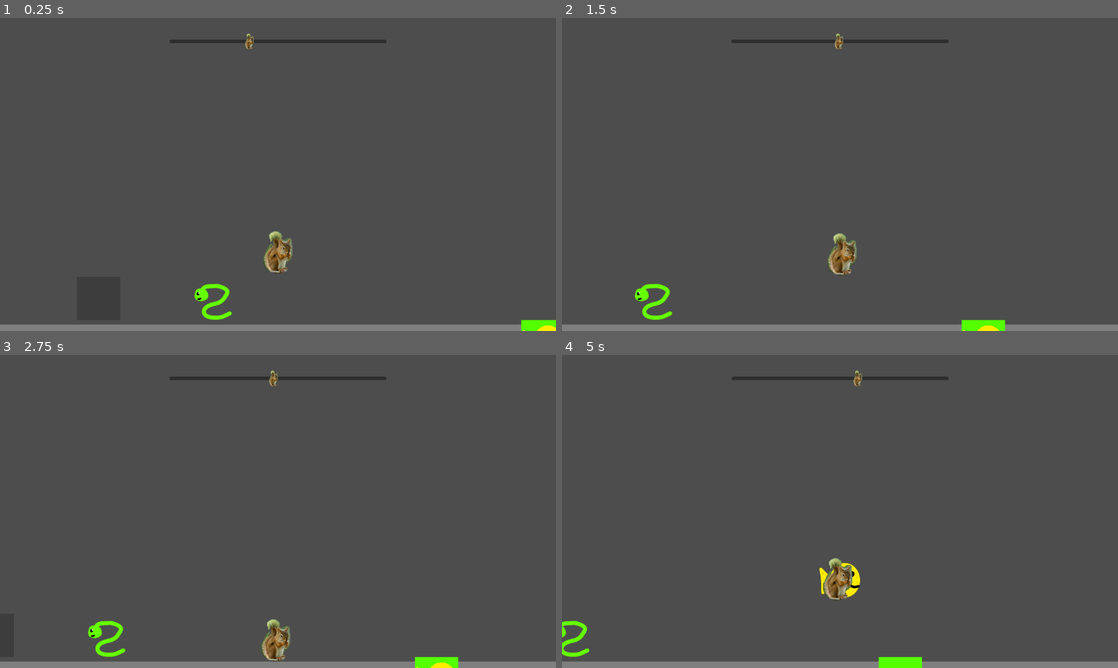
Above: before the commit, frames 1-4 (two rows, left to right).
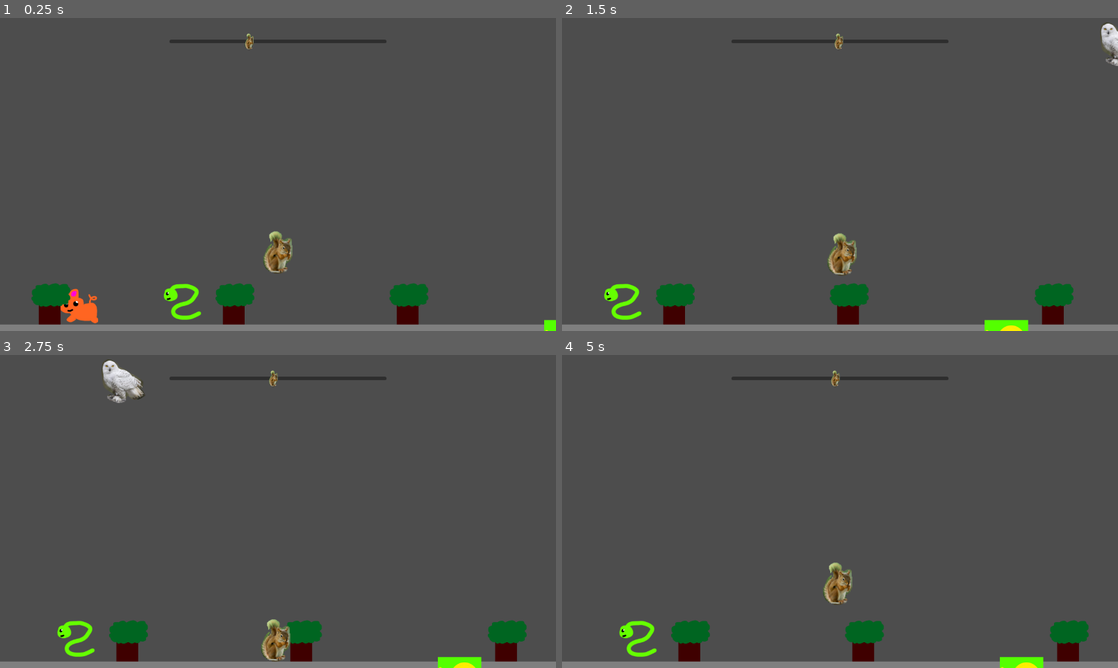
Above: after the commit, the same moments.

Repository: CamComDuck/SquirrelFamily
Game: Godot game, scene res://level/level.tscn
Same seed, same stepped clock (60 frames per second), same inputs: the game is played once before the commit and once after it.
Inputs:
- Up to frame 1 (0.25 s): no input
- Up to frame 2 (1.5 s): hold D (move_right) from 0.53 s (still down); tap Space (action) at 0.6, 1.35 s; tap W (jump) at 0.77 s
- Up to frame 3 (2.75 s): tap W (jump) at 1.52 s; release D (move_right) at 2.03 s; hold A (move_left) from 2.03 s (still down); tap Space (action) at 2.1 s
- Up to frame 4 (5 s): release A (move_left) at 2.78 s; hold D (move_right) 2.78-4.28 s; tap Space (action) at 2.85, 3.6, 4.35 s; tap W (jump) at 3.02, 3.77, 4.52 s; hold A (move_left) from 4.28 s (still down)

The runs differ from the first frame. In frame 1, 3.2% of the frame differs, in the area x 5-100%, y 84-100%; in frame 2, 3.2%; in frame 3, 3.5%; in frame 4, 4.0%, in the area x 0-95%, y 4-100%.

Commit message:
Refactor hiding spots to trees and add climbing movement

Diff:
--- a/project/level/level.gd
+++ b/project/level/level.gd
@@ -1,7 +1,7 @@
 extends Node2D
 
-var _max_x := 2250
-var _min_x := -975
+var _max_x := 2350
+var _min_x := -1075
 
 @onready var game_lost_label: Label = $GameLostLabel
 @onready var camera_2d: Camera2D = $Camera2D
@@ -12,6 +12,7 @@
 @onready var rock: StaticBody2D = $Rock
 @onready var snake: Area2D = $Snake
 @onready var screen_scroll_bar: HScrollBar = $ScreenScrollBar
+@onready var tree: PackedScene = load("res://tree/tree.tscn")
 
 
 func _ready() -> void:
@@ -48,6 +49,17 @@
 		rock.set_position(Vector2(rock_random_2, 661))
 
 
+	# Spawn hiding spot trees
+
+	var last_tree : float = _max_x
+
+	for i in 10:
+		var _spawn : Area2D = tree.instantiate()
+		add_child(_spawn)
+		var tree_x = randf_range(last_tree - 350, last_tree - 500)
+		_spawn.position = Vector2(tree_x, 655)
+		last_tree = tree_x
+
 func _physics_process(_delta: float) -> void:
 	camera_2d.position.x = clampf(squirrel.position.x, -465, 1750)
 
--- a/project/level/level.tscn
+++ b/project/level/level.tscn
@@ -1,9 +1,8 @@
-[gd_scene load_steps=19 format=3 uid="uid://ccdxv26vn66gg"]
+[gd_scene load_steps=21 format=3 uid="uid://ccdxv26vn66gg"]
 
 [ext_resource type="PackedScene" uid="uid://dqk2671mri1gh" path="res://squirrel/squirrel.tscn" id="1_0w128"]
 [ext_resource type="Script" path="res://level/level.gd" id="1_tx1wx"]
 [ext_resource type="PackedScene" uid="uid://cma23htujjnyp" path="res://owl/owl.tscn" id="3_hqqth"]
-[ext_resource type="PackedScene" uid="uid://bwe4xhstgimq2" path="res://hiding_spot/hiding_spot.tscn" id="4_gpj5j"]
 [ext_resource type="Texture2D" uid="uid://p1b6pfvqyepi" path="res://squirrel/squirrel.png" id="4_u1q8o"]
 [ext_resource type="PackedScene" uid="uid://clf6quit13oq7" path="res://boundary/boundary.tscn" id="5_ljrit"]
 [ext_resource type="Texture2D" uid="uid://mk46sjg6ml8" path="res://fish/pond_clean.png" id="6_mabaf"]
@@ -11,6 +10,8 @@
 [ext_resource type="Texture2D" uid="uid://01vasd8i8ht4" path="res://fish/fish.png" id="8_0t2b2"]
 [ext_resource type="Texture2D" uid="uid://bauywjo1yeumm" path="res://snake/snake.png" id="9_q41r6"]
 [ext_resource type="Texture2D" uid="uid://djvd352hfunnl" path="res://snake/rock.png" id="10_15j5t"]
+[ext_resource type="Script" path="res://rabbit/rabbit.gd" id="11_hiuto"]
+[ext_resource type="Texture2D" uid="uid://nomgbcxffi5d" path="res://rabbit/rabbit.png" id="12_1gm8o"]
 
 [sub_resource type="StyleBoxTexture" id="StyleBoxTexture_j007e"]
 texture = ExtResource("4_u1q8o")
@@ -36,6 +37,9 @@
 
 [sub_resource type="CircleShape2D" id="CircleShape2D_4d756"]
 radius = 46.15
+
+[sub_resource type="RectangleShape2D" id="RectangleShape2D_xjxph"]
+size = Vector2(90, 77)
 
 [node name="Level" type="Node2D"]
 script = ExtResource("1_tx1wx")
@@ -82,9 +86,6 @@
 max_value = 1750.0
 value = 51.52
 
-[node name="HidingSpot" parent="." instance=ExtResource("4_gpj5j")]
-position = Vector2(-62, 645)
-
 [node name="Ceiling" parent="." instance=ExtResource("5_ljrit")]
 position = Vector2(643, -50)
 
@@ -124,13 +125,13 @@
 shape = SubResource("RectangleShape2D_o2tph")
 
 [node name="Fish" type="Sprite2D" parent="."]
-z_index = 2
+z_index = 6
 z_as_relative = false
 position = Vector2(-245, 136)
 texture = ExtResource("8_0t2b2")
 
 [node name="Snake" type="Area2D" parent="."]
-z_index = 5
+z_index = 6
 z_as_relative = false
 position = Vector2(-334, 652)
 
@@ -162,6 +163,8 @@
 one_shot = true
 
 [node name="Rock" type="StaticBody2D" parent="."]
+z_index = 5
+z_as_relative = false
 position = Vector2(144.01, 661)
 collision_layer = 2
 collision_mask = 2
@@ -172,6 +175,17 @@
 [node name="CollisionShape2D" type="CollisionShape2D" parent="Rock"]
 shape = SubResource("CircleShape2D_4d756")
 
+[node name="Rabbit" type="CharacterBody2D" parent="."]
+position = Vector2(-107.95, 663.81)
+script = ExtResource("11_hiuto")
+
+[node name="Sprite2D" type="Sprite2D" parent="Rabbit"]
+texture = ExtResource("12_1gm8o")
+
+[node name="CollisionShape2D" type="CollisionShape2D" parent="Rabbit"]
+position = Vector2(-1, -1.5)
+shape = SubResource("RectangleShape2D_xjxph")
+
 [connection signal="game_lost" from="Squirrel" to="." method="_on_squirrel_game_lost"]
 [connection signal="game_lost" from="Squirrel" to="Owl" method="_on_squirrel_game_lost"]
 [connection signal="game_lost" from="Owl" to="." method="_on_owl_game_lost"]
--- a/project/owl/owl.gd
+++ b/project/owl/owl.gd
@@ -12,7 +12,7 @@
 var _is_hunting := false
 var _is_diving := false
 var _dive_x : float
-var _can_move : bool = false
+var _can_move : bool = true
 
 @onready var _hunt_timer_object : Timer = $HuntTimer
 
--- a/project/project.godot
+++ b/project/project.godot
@@ -26,12 +26,13 @@
 folder_colors={
 "res://boundary/": "red",
 "res://fish/": "green",
-"res://hiding_spot/": "yellow",
 "res://level/": "orange",
 "res://owl/": "yellow",
+"res://rabbit/": "green",
 "res://snake/": "green",
 "res://squirrel/": "yellow",
-"res://title/": "orange"
+"res://title/": "orange",
+"res://tree/": "yellow"
 }
 
 [input]
--- /dev/null
+++ b/project/rabbit/rabbit.gd
@@ -0,0 +1,2 @@
+class_name Rabbit
+extends CharacterBody2D
--- a/project/squirrel/squirrel.gd
+++ b/project/squirrel/squirrel.gd
@@ -7,7 +7,6 @@
 const JUMP_VELOCITY = -500.0
 
 var _can_move := true
-var _hiding_spot_position : Vector2
 var _is_hiding := false
 
 var _fish_in_dirty_pond := true
@@ -25,14 +24,8 @@
 
 func _physics_process(delta: float) -> void:
 	if _can_move:
-		if not is_on_floor():
+		if not is_on_floor() and not _is_hiding:
 			velocity += get_gravity() * delta
-
-		if _object_in_hand == "FISH":
-			fish.position = position
-		elif _object_in_hand == "SNAKE":
-			snake.position = position
-			bite_progress_bar.value = (bite_timer.time_left / bite_timer.wait_time) * 100
 
 		if Input.is_action_just_pressed("jump") and is_on_floor():
 			velocity.y = JUMP_VELOCITY
@@ -43,75 +36,80 @@
 		else:
 			velocity.x = move_toward(velocity.x, 0, SPEED)
 
-		if Input.is_action_just_pressed("action") and _hiding_spot_position != Vector2.ZERO:
-			visible = false
-			position = _hiding_spot_position
-			_hiding_spot_position = Vector2.ZERO
-			_can_move = false
-			_is_hiding = true
-
 		move_and_slide()
 
+	elif _is_hiding:
+		velocity.x = 0
+		if position.y > 500:
+			velocity.y = JUMP_VELOCITY
+		else:
+			velocity.y = 0
+		move_and_slide()
 
-		for i in shape_cast_2d.get_collision_count():
+		if Input.is_action_just_pressed("action"):
+			_is_hiding = false
+			_can_move = true
 
-			if shape_cast_2d.get_collider(i).name == "Owl":
 
-				game_lost.emit()
+	if _object_in_hand == "FISH":
+		fish.position = position
+	elif _object_in_hand == "SNAKE":
+		snake.position = position
+		bite_progress_bar.value = (bite_timer.time_left / bite_timer.wait_time) * 100
+
+	# HANDLE COLLISIONS
+	for i in shape_cast_2d.get_collision_count():
+
+		if shape_cast_2d.get_collider(i).name == "Owl":
+
+			game_lost.emit()
+			_can_move = false
+
+		elif shape_cast_2d.get_collider(i).has_method("is_tree"):
+
+			if Input.is_action_just_pressed("action") and not _is_hiding:
+				_is_hiding = true
 				_can_move = false
 
-			elif shape_cast_2d.get_collider(i).name == "HidingSpot":
+		elif shape_cast_2d.get_collider(i).name == "PondDirty":
 
-				_hiding_spot_position = shape_cast_2d.target_position
-				# Fix later :)
+			if Input.is_action_just_pressed("action") and _fish_in_dirty_pond and _object_in_hand == "NONE":
+				_fish_in_dirty_pond = false
+				_object_in_hand = "FISH"
+			elif Input.is_action_just_pressed("action") and not _fish_in_dirty_pond and _object_in_hand == "FISH":
+				_fish_in_dirty_pond = true
+				_object_in_hand = "NONE"
+				fish.position = pond_dirty.position
 
-			elif shape_cast_2d.get_collider(i).name == "PondDirty":
+		elif shape_cast_2d.get_collider(i).name == "PondClean":
 
-				if Input.is_action_just_pressed("action") and _fish_in_dirty_pond and _object_in_hand == "NONE":
-					_fish_in_dirty_pond = false
-					_object_in_hand = "FISH"
-				elif Input.is_action_just_pressed("action") and not _fish_in_dirty_pond and _object_in_hand == "FISH":
-					_fish_in_dirty_pond = true
-					_object_in_hand = "NONE"
-					fish.position = pond_dirty.position
+			if Input.is_action_just_pressed("action") and not _fish_in_dirty_pond and _object_in_hand == "FISH":
+				_fish_in_dirty_pond = false
+				_object_in_hand = "NONE"
+				fish.position = pond_clean.position
+			elif Input.is_action_just_pressed("action") and not _fish_in_dirty_pond and _object_in_hand == "NONE":
+				_fish_in_dirty_pond = false
+				_object_in_hand = "FISH"
 
-			elif shape_cast_2d.get_collider(i).name == "PondClean":
+		elif shape_cast_2d.get_collider(i).name == "Rock":
 
-				if Input.is_action_just_pressed("action") and not _fish_in_dirty_pond and _object_in_hand == "FISH":
-					_fish_in_dirty_pond = false
-					_object_in_hand = "NONE"
-					fish.position = pond_clean.position
-				elif Input.is_action_just_pressed("action") and not _fish_in_dirty_pond and _object_in_hand == "NONE":
-					_fish_in_dirty_pond = false
-					_object_in_hand = "FISH"
+			if Input.is_action_just_pressed("action") and not _snake_on_rock and _object_in_hand == "SNAKE":
+				_snake_on_rock = true
+				_object_in_hand = "NONE"
+				snake.position = rock.position
 
-			elif shape_cast_2d.get_collider(i).name == "Rock":
+				bite_timer.stop()
+				bite_progress_bar.hide()
 
-				if Input.is_action_just_pressed("action") and not _snake_on_rock and _object_in_hand == "SNAKE":
-					_snake_on_rock = true
-					_object_in_hand = "NONE"
-					snake.position = rock.position
+		elif shape_cast_2d.get_collider(i).name == "Snake":
 
-					bite_timer.stop()
-					bite_progress_bar.hide()
+			if Input.is_action_just_pressed("action") and _object_in_hand == "NONE":
+				_object_in_hand = "SNAKE"
+				_snake_on_rock = false
 
-			elif shape_cast_2d.get_collider(i).name == "Snake":
-
-				if Input.is_action_just_pressed("action") and _object_in_hand == "NONE":
-					_object_in_hand = "SNAKE"
-					_snake_on_rock = false
-
-					bite_timer.wait_time = randf_range(10, 15)
-					bite_timer.start()
-					bite_progress_bar.show()
-
-			else:
-				_hiding_spot_position = Vector2.ZERO
-
-	elif Input.is_action_just_pressed("action") and _is_hiding:
-		position = Vector2(position.x, position.y + 10)
-		visible = true
-		_can_move = true
+				bite_timer.wait_time = randf_range(10, 15)
+				bite_timer.start()
+				bite_progress_bar.show()
 
 
 func _on_owl_game_lost() -> void:
--- /dev/null
+++ b/project/tree/tree.gd
@@ -0,0 +1,4 @@
+extends Area2D
+
+func is_tree() -> bool:
+	return true
--- a/project/hiding_spot/hiding_spot.tscn
+++ b/project/tree/tree.tscn
@@ -1,16 +1,18 @@
-[gd_scene load_steps=3 format=3 uid="uid://bwe4xhstgimq2"]
+[gd_scene load_steps=4 format=3 uid="uid://bwe4xhstgimq2"]
 
-[ext_resource type="Texture2D" uid="uid://b4jvsoh3kvrmj" path="res://level/hiding_spot.png" id="1_jjuk0"]
+[ext_resource type="Script" path="res://tree/tree.gd" id="1_ng84d"]
+[ext_resource type="Texture2D" uid="uid://b4jvsoh3kvrmj" path="res://tree/tree.png" id="2_780y2"]
 
 [sub_resource type="RectangleShape2D" id="RectangleShape2D_2ybjr"]
 size = Vector2(101, 101)
 
-[node name="HidingSpot" type="StaticBody2D"]
+[node name="Tree" type="Area2D"]
 collision_layer = 2
 collision_mask = 2
+script = ExtResource("1_ng84d")
 
 [node name="Sprite2D" type="Sprite2D" parent="."]
-texture = ExtResource("1_jjuk0")
+texture = ExtResource("2_780y2")
 
 [node name="CollisionShape2D" type="CollisionShape2D" parent="."]
 position = Vector2(-0.5, -0.5)
Binary file removed: project/level/hiding_spot.png
Binary file added: project/rabbit/rabbit.png
Not shown, added: project/rabbit/rabbit.png.import
Binary file added: project/tree/tree.png
Not shown, changed: project/tree/tree.png.import
